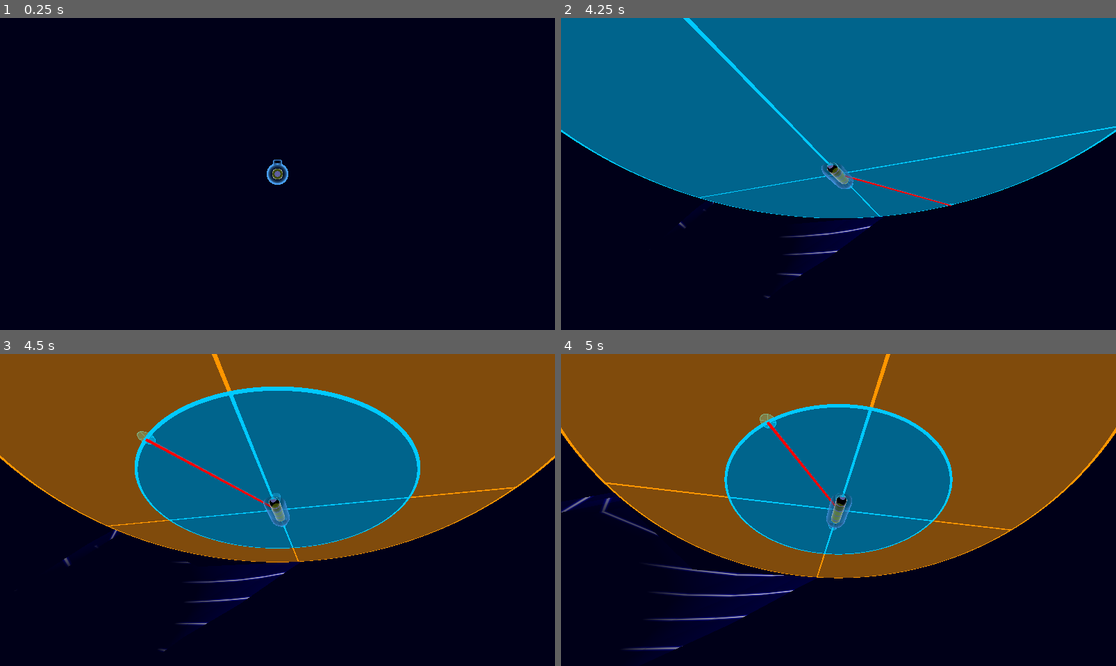
Above: before the commit, frames 1-4 (two rows, left to right).
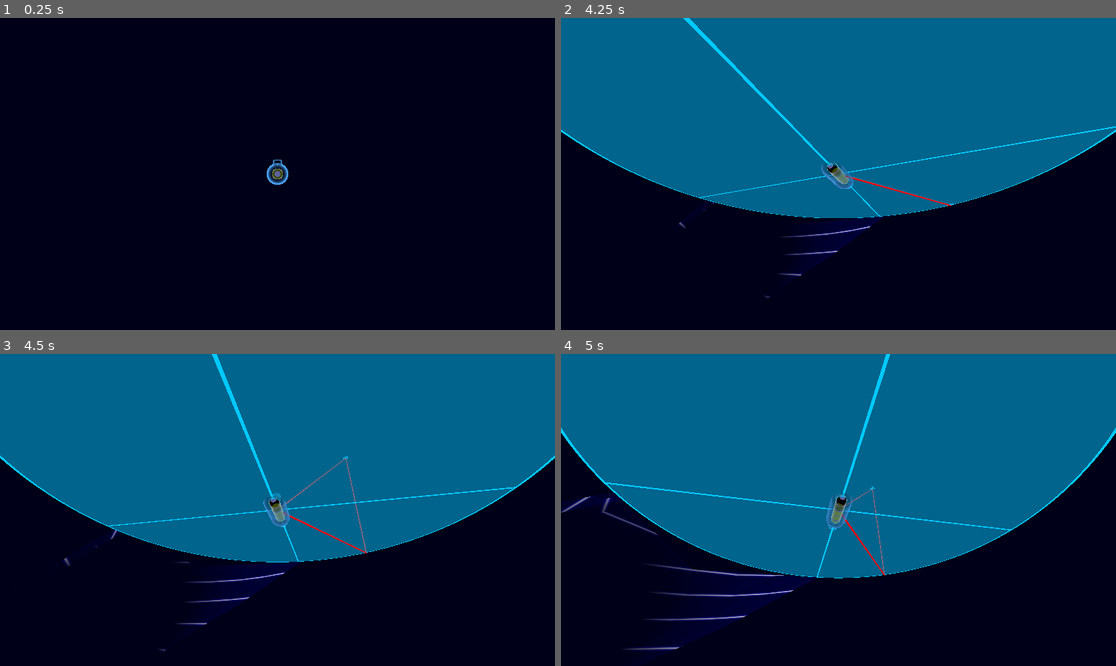
Above: after the commit, the same moments.

Repository: squirrelsoftcompany/LD57
Game: Godot game, scene res://Scenes/test_scene.tscn
Same seed, same stepped clock (60 frames per second), same inputs: the game is played once before the commit and once after it.
Inputs (mouse positions are in pixels of both pictures, inside the frame that each line leads up to):
- Up to frame 1 (0.25 s): no input
- Up to frame 2 (4.25 s): tap Enter at 0.5, 3.5 s; move the mouse to (960, 158) at 0.52 s; hold Right (av_forward) 0.53-1.25 s; hold Tab (mi_switch, bound only after the commit) 0.53-1.25 s; click (960, 158) at 0.67 s; drag from (727, 189) to (810, 236) at 1.27 s; move the mouse to (894, 105) at 2.02 s; hold Right (av_forward) 2.03-2.75 s; hold M (mi_toggle) 2.03-2.75 s; tap Space at 2.75 s; drag from (810, 236) to (672, 127) at 2.77 s; move the mouse to (1005, 220) at 3.52 s; hold Left (av_back) from 3.53 s (still down); hold Tab (mi_switch, bound only after the commit) from 3.53 s (still down)
- Up to frame 3 (4.5 s): release Left (av_back) at 4.25 s; release Tab (mi_switch, bound only after the commit) at 4.25 s; tap Space at 4.25 s; drag from (111, 463) to (194, 432) at 4.27 s
- Up to frame 4 (5 s): no input

Frames 1-2 are identical in both runs. In frame 3, 37% of the frame differs, in the area x 0-100%, y 0-67%; in frame 4, 43%, in the area x 0-100%, y 0-72%.

Commit message:
mi_switch: shift -> tab

Diff:
--- a/project.godot
+++ b/project.godot
@@ -35,7 +35,7 @@
 
 mi_switch={
 "deadzone": 0.5,
-"events": [Object(InputEventKey,"resource_local_to_scene":fa …(119 unchanged characters)… ressed":false,"pressed":false,"keycode":0,"physical_keycode":4194325,"key_label":0,"unicode":0,"location":1,"echo":false,"script":null)
+"events": [Object(InputEventKey,"resource_local_to_scene":fa …(119 unchanged characters)… ressed":false,"pressed":false,"keycode":4194306,"physical_keycode":0,"key_label":0,"unicode":0,"location":0,"echo":false,"script":null)
 ]
 }
 mi_toggle={
